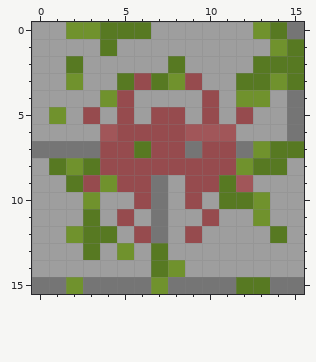
Pixel-art sprite, stored at textures/blocks/infested_stonebrick_mossy.png. This is how it looked before the edit.
The file is 16x16 pixels.
New version:
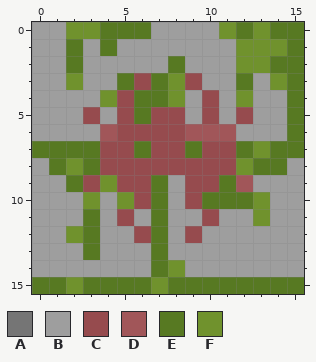
Palette (. is transparent): A #757575  B #9e9e9e  C #964b4e  D #a15659  E #577922  F #70922d
Changes in this commit:
@@ x 0..15 @@
- 0 BBFFEEEBBBBBBFEA
- 1 BBBBEBBBBBBBBBFE
- 2 BBEBBBBBEBBBBEEE
- 3 BBFBBECEFCBBEEFE
- 4 BBBBFCBBBBCBFFBA
- 5 BFBCBCBCCBCBCBBA
- 6 BBBBDCCCCDDDBBBA
- 7 AAAACCECCACCAFEE
+ 0 BBFFEEEBBBBFEFEE
+ 1 BBEBEBBBBBBBFFFE
+ 2 BBEBBBBBEBBBFFEE
+ 3 BBFBBECEFCBBEBFE
+ 4 BBBBFCEEFBCBFBBE
+ 5 BBBCBCECCBCBCBBE
+ 6 BBBBDCCCCDDDBBBE
+ 7 EEEECCECCECCEFEE
  8 BEFECCCCCCCCFEEB
- 9 BBECFCCABCCEDBBB
-10 BBBFBBCABCBEEFBB
-11 BBBEBCBABBCBBFBB
-12 BBFEEBCABCBBBBEB
-13 BBBEBFBEBBBBBBBB
+ 9 BBECFCCEBCCEDBBB
+10 BBBFBFCEBCEEEFBB
+11 BBBEBCBEBBCBBFBB
+12 BBFEBBCEBCBBBBBB
+13 BBBEBBBEBBBBBBBB
 14 BBBBBBBEFBBBBBBB
-15 AAFAAAAFAAAAEEAA
+15 EEFEEEEFEEEEEEEE
Boxes around the changes in both pictures, in picture pixels (x1, y1, x2, y2):
changed: (32, 22, 304, 294)
